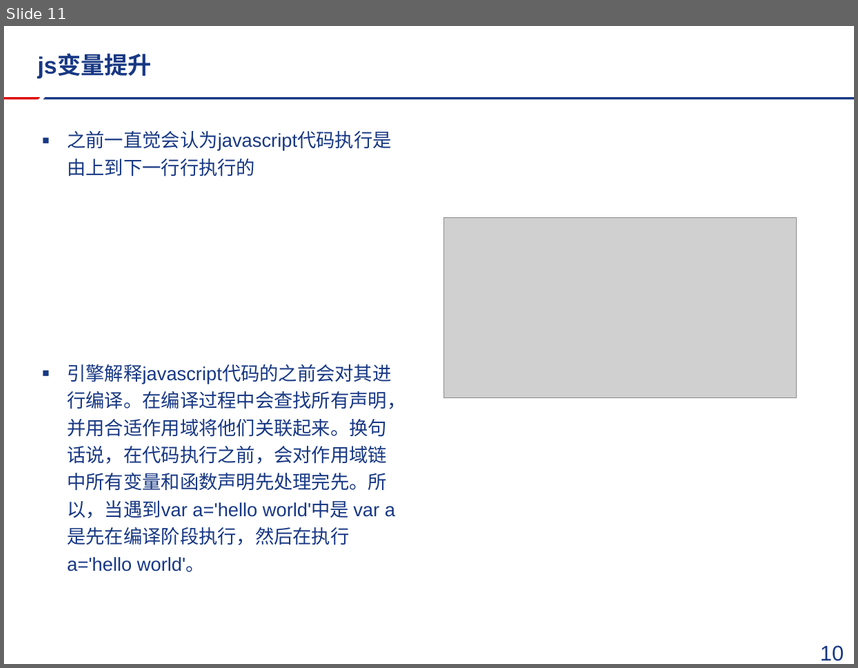
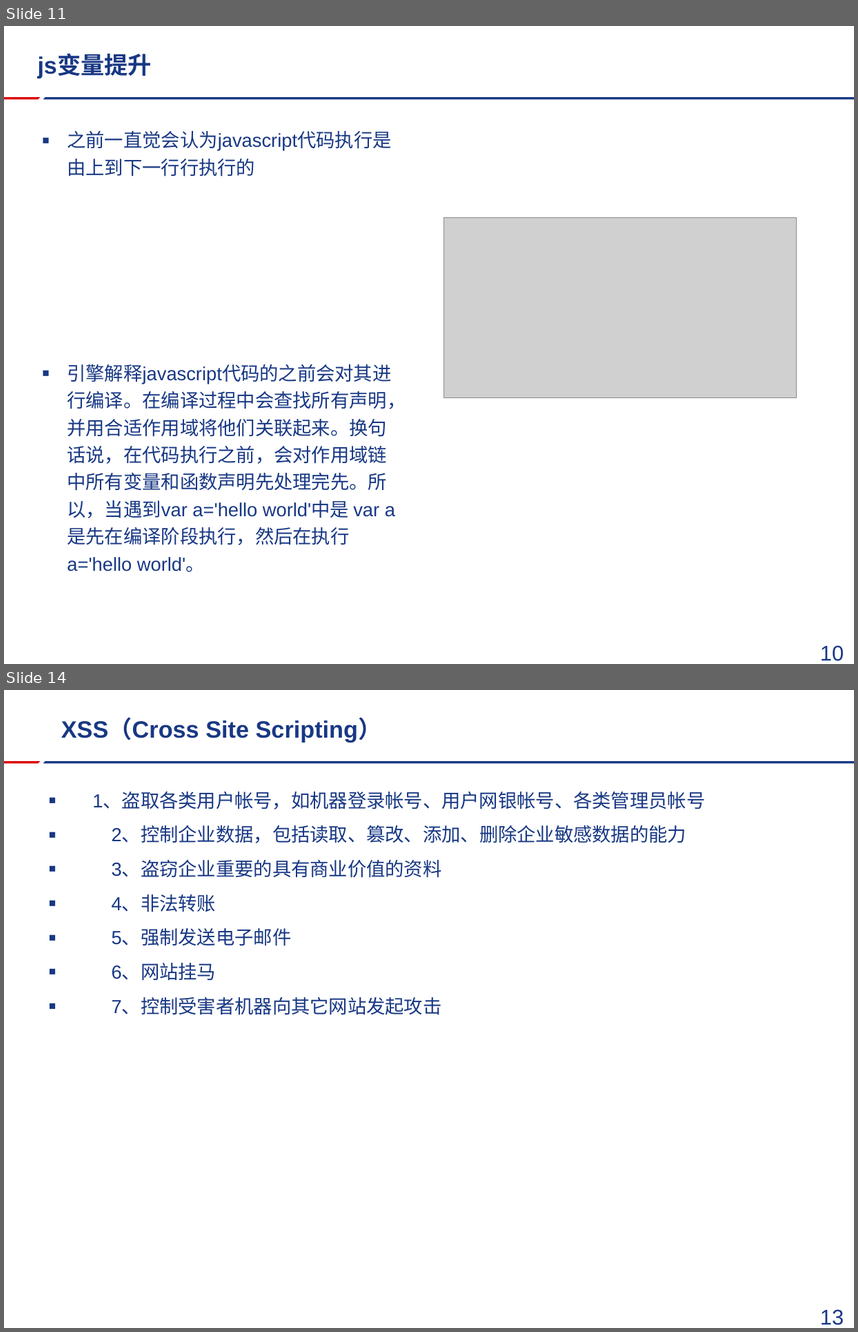
Before and after one commit to FireSmallPanda/swdt, a slide deck: javascript技术分享/mui以及推送分享.pptx. Shown one above the other, each under a label of ours: slide 11 before the commit, slides 11 and 14 after it; the slides between them are not shown. The pictures are 858x668 and 858x1332 pixels, drawn with LibreOffice and Linux fonts; fonts in the diff are those of the drawing; grey boxes stand for pictures; background and template pictures are left out. Boxes give left, top, right and bottom in pixels: in the first picture for what was removed or moved away, otherwise in the second. Text is boxed around its words. In the diff, an @@ line names an element or a change of style, - is before the commit and + after.

```diff
--- a/javascript技术分享/mui以及推送分享.pptx
+++ b/javascript技术分享/mui以及推送分享.pptx
@@ slide 14 added at (x1=4, y1=690, x2=854, y2=1328), background #FFFFFF; not listed: 2 template elements that a slide beside it also shows @@
@@ title added at (x1=61, y1=719, x2=382, y2=742), 20 pt, text #183884, bold @@
+XSS（Cross Site Scripting）
@@ text added at (x1=92, y1=792, x2=705, y2=1015), 16 pt, text #183884 @@
+▪ 1、盗取各类用户帐号，如机器登录帐号、用户网银帐号、各类管理员帐号
+▪ 2、控制企业数据，包括读取、篡改、添加、删除企业敏感数据的能力
+▪ 3、盗窃企业重要的具有商业价值的资料
+▪ 4、非法转账
+▪ 5、强制发送电子邮件
+▪ 6、网站挂马
+▪ 7、控制受害者机器向其它网站发起攻击
@@ page number added at (x1=820, y1=1309, x2=844, y2=1325), 18 pt, text #183884 @@
+13
```
Also in this commit, not shown: 1 slide changed, 10 other slides added, 1 slide removed, 2 other files.
